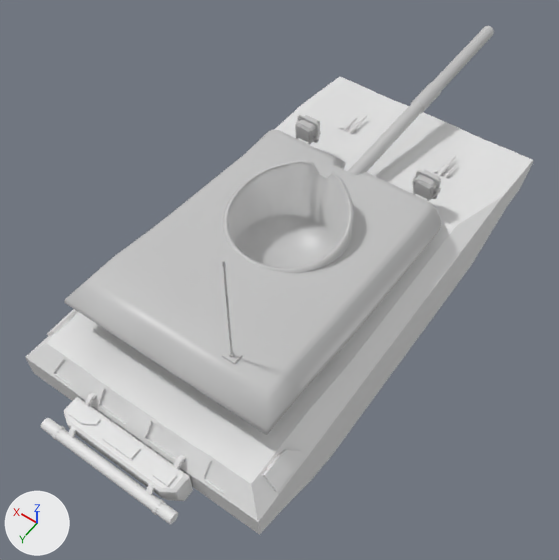
An edit to the FBX model Assets/Models/Tank/Tank_1.fbx, drawn before and after from the same camera.
Before and after are seen from a 50 mm lens placed at (-4.59, 7.05, 11.6), pointed at (0.02, 0.59, 1.44). Every picture has the same lights, and +X, +Y and +Z are marked at lower left. Where no turn or scale is listed for an object, it has been applied to the vertices.

In view in the first picture: 'Cannon_1', 'TankBody_1', 'TurretBody_1'.
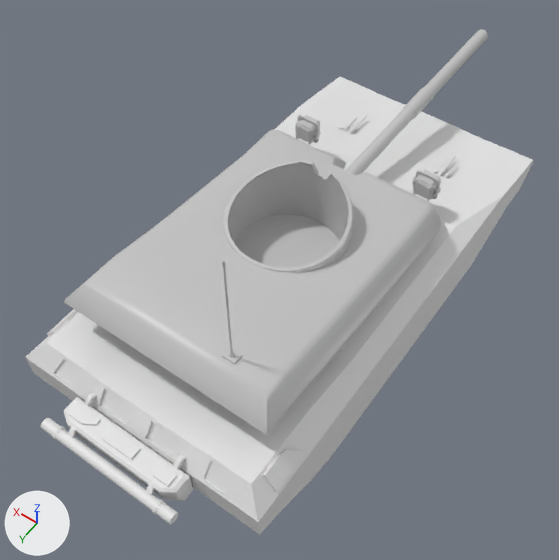
What differs and where, as boxes [x1, y1, x2, y2] in the pictures (559 x 560 px):
'Cannon_1', moved: before [348, 26, 494, 175]; after [346, 29, 488, 175]
part 1 of me_turretbody, shading changed: [64, 115, 441, 435] in both

Diff of the bpy script that builds the scene:
```diff
--- a/Assets/Models/Tank/Tank_1.fbx.py
+++ b/Assets/Models/Tank/Tank_1.fbx.py
@@ me_turretbody @@
 me_turretbody.from_pydata(...)  # 1226 vertices, 1135 faces; spans x -1.82..1.82, y -2.11..3.44, z 1.76..4.87
 # used by ob_turretbody_1; location = (0.0, 0.0, 0.0)
+# me_turretbody part 1: edges marked sharp go from 924 to 926
 me_turretbody.materials.append(mat_bodymetal)
@@ ob_cannon_1 @@
 ob_cannon_1 = bpy.data.objects.new('Cannon_1', me_cannon)
-ob_cannon_1.location = (0.0, -1.08, 2.01)
+ob_cannon_1.location = (0.0, -0.75, 2.11)
```
